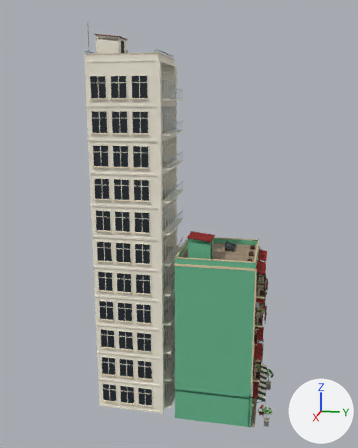
Before and after pictures for a commit that changed the FBX model Assets/PhoViet/Art/Streets/PV_StreetShop01_Petshop.fbx.
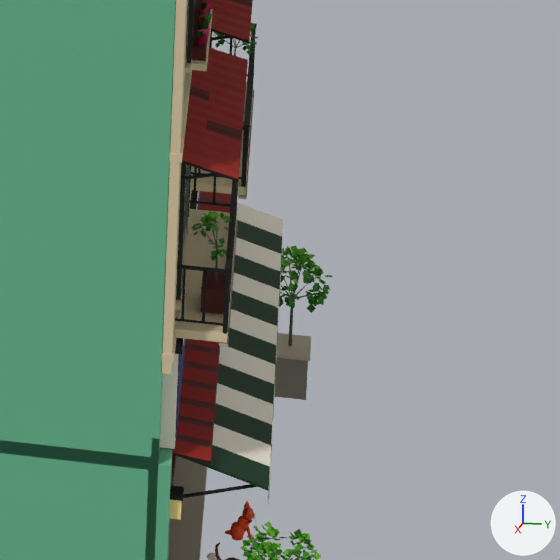
Each version appears first whole from a 50 mm camera at (49.3, 5.6, 32.4) aimed at (0.1, -4.3, 20.1), and next in a close-up on the part from 64% to 85% of the width and 75% to 92% of the height. Arrows for +X, +Y and +Z are at lower right; the lights stay in place. The older version's two pictures come first. Objects named as collision shapes, trigger or cutter boxes, shadow casters or lower levels of detail are left out. Where no turn or scale is listed for an object, it has been applied to the vertices. Vertices at exactly the same position are counted once.

In view in the first close-up: 'PV_StreetShop01_Petshop_LOD0'.
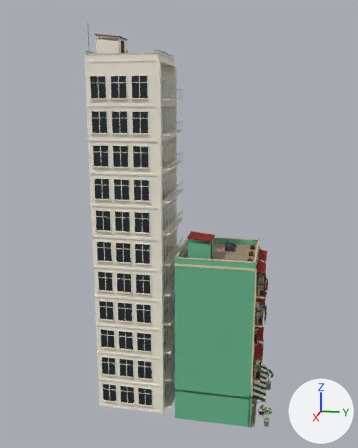
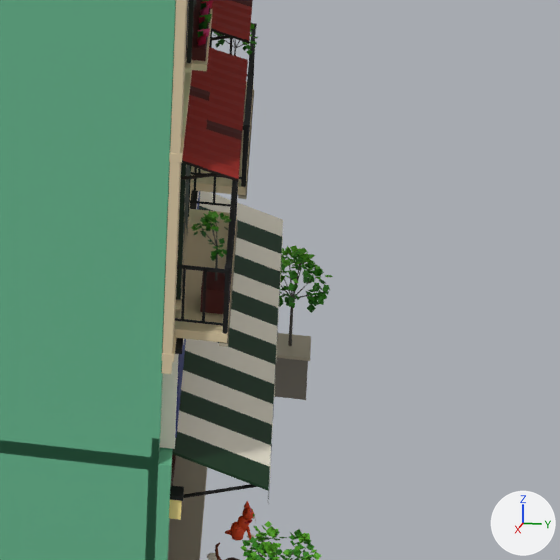
Where the change shows, as pixel boxes (x1, y1, x2, y2) in the close-ups (560 x 560 px):
part 1 of me_pv_streetshop01_petshop_lod0, deleted
    before: (172, 191, 231, 464)

The change, as a diff of the scene's bpy script:
```diff
--- a/Assets/PhoViet/Art/Streets/PV_StreetShop01_Petshop.fbx.py
+++ b/Assets/PhoViet/Art/Streets/PV_StreetShop01_Petshop.fbx.py
@@ me_pv_streetshop01_petshop_lod0 @@
 # used by ob_pv_streetshop01_petshop_lod0; location = (0.0, 0.0, 0.0)
-me_pv_streetshop01_petshop_lod0.from_pydata(...)  # 32871 vertices, 24722 faces; spans x -4.2..4.2, y -12.5..6.2, z 0.0..39.7
+me_pv_streetshop01_petshop_lod0.from_pydata(...)  # 32781 vertices, 24668 faces; spans x -4.2..4.2, y -12.5..6.2, z 0.0..39.7
+# me_pv_streetshop01_petshop_lod0 part 1: the loose piece of 90 vertices spanning x -3.8..3.8, y 3.9..4.6, z 3.1..3.3 is deleted
 me_pv_streetshop01_petshop_lod0.materials.append(mat_pv_streetatlas)
```
